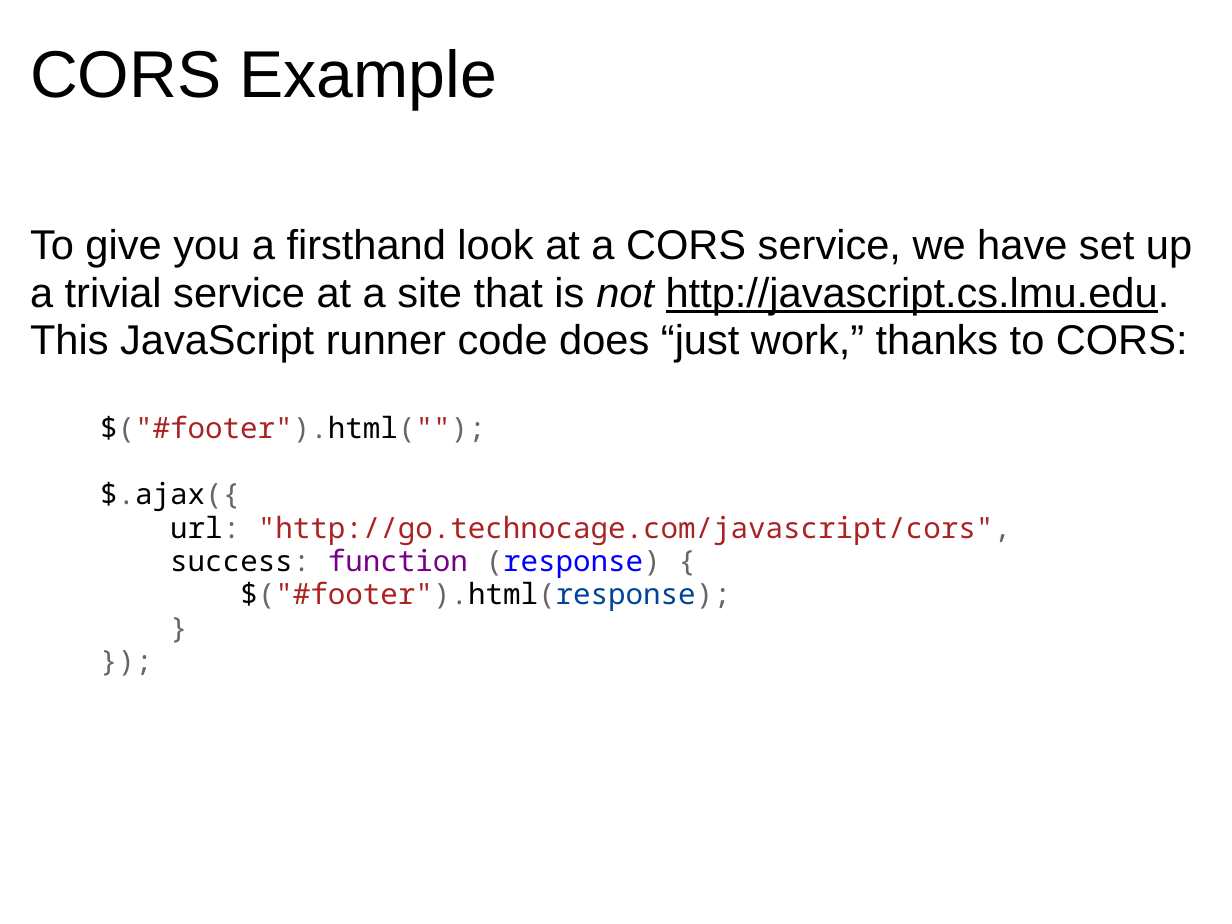
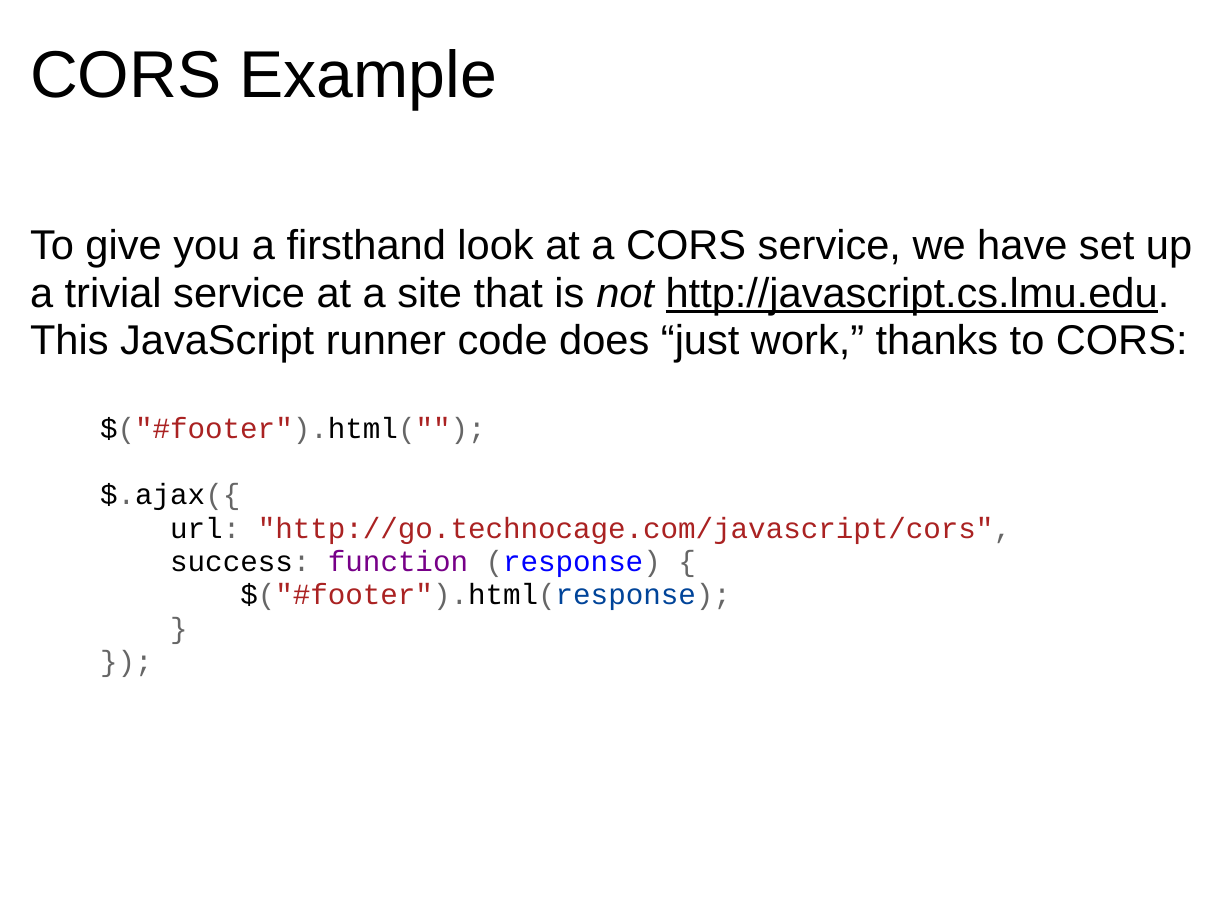
Before and after one commit to dondi/javascript-book, a slide deck: slide 59 of presentations/Chapter_8_Presentation.ppt. Drawn at 1232x924 pixels with LibreOffice and Linux fonts; fonts in the diff are those of the drawing; background and template pictures are left out. Boxes give left, top, right and bottom in pixels: in the first picture for what was removed or moved away, otherwise in the second. Text is boxed around its words. In the diff, an @@ line names an element or a change of style, - is before the commit and + after.

```diff
--- a/presentations/Chapter_8_Presentation.ppt
+++ b/presentations/Chapter_8_Presentation.ppt
@@ text at bbox=[100, 417, 1012, 610]: font Noto Sans Mono to Courier New in "$("#footer").html("");", "$.ajax({ url: "http://go.technocage.com/javascript/cors", su ..." @@
```
Also in this commit, not shown: 19 other slides changed.
